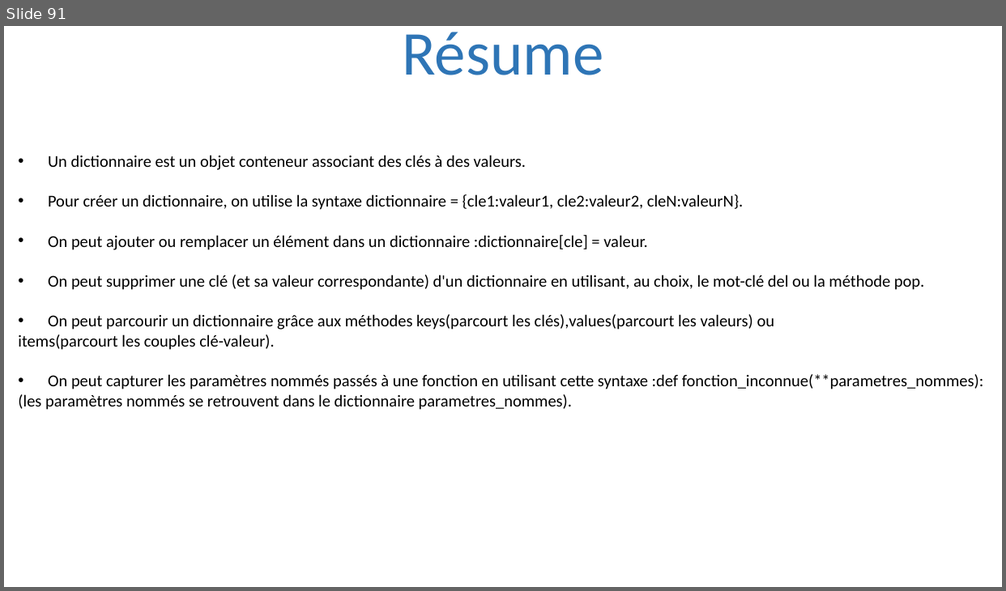
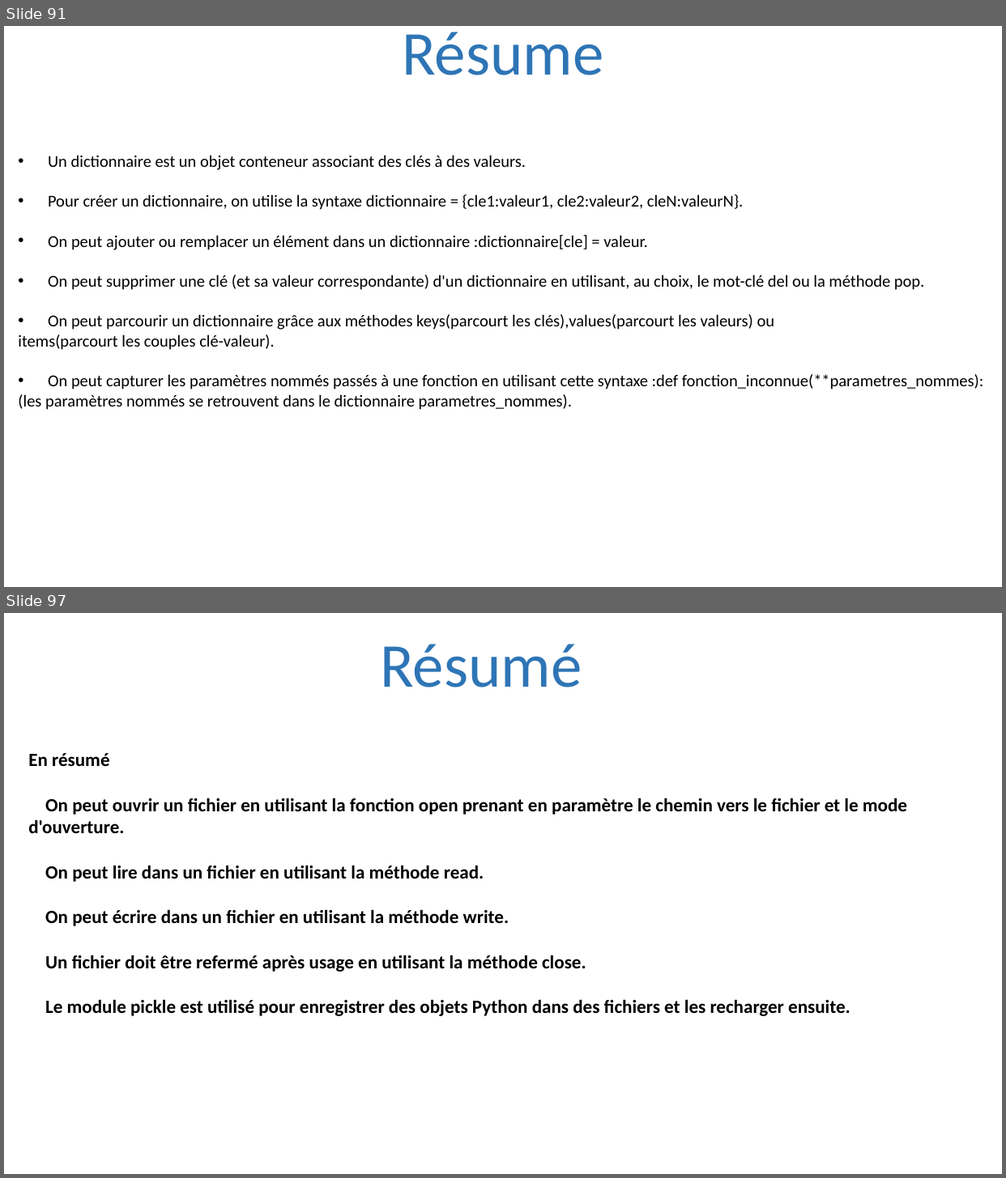
Before and after one commit to julienPalleau/PythonDoc, a slide deck: Python-resume.pptx. Shown one above the other, each under a label of ours: slide 91 before the commit, slides 91 and 97 after it; the slides between them are not shown. The pictures are 1006x591 and 1006x1178 pixels, drawn with LibreOffice and Linux fonts; fonts in the diff are those of the drawing. Boxes give left, top, right and bottom in pixels: in the first picture for what was removed or moved away, otherwise in the second. Text is boxed around its words. In the diff, an @@ line names an element or a change of style, - is before the commit and + after.

```diff
--- a/Python-resume.pptx
+++ b/Python-resume.pptx
@@ slide 97 added at box(4, 613, 1002, 1174), background #FFFFFF @@
@@ title added at box(380, 644, 582, 688), 60 pt, text #2E75B6 @@
+Résumé
@@ text added at box(28, 753, 907, 1016), 18 pt, text #000000, bold @@
+En résumé
+On peut ouvrir un fichier en utilisant la fonction open prenant en paramètre le chemin vers le fichier et le mode d'ouverture.
+On peut lire dans un fichier en utilisant la méthode read.
+On peut écrire dans un fichier en utilisant la méthode write.
+Un fichier doit être refermé après usage en utilisant la méthode close.
+Le module pickle est utilisé pour enregistrer des objets Python dans des fichiers et les recharger ensuite.
```
Also in this commit, not shown: 5 other slides added.
